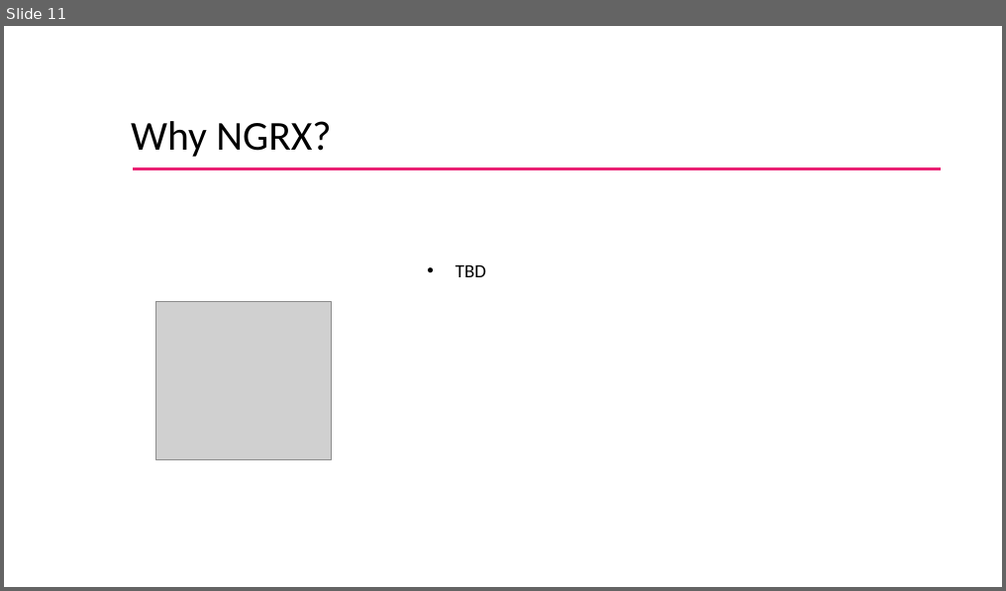
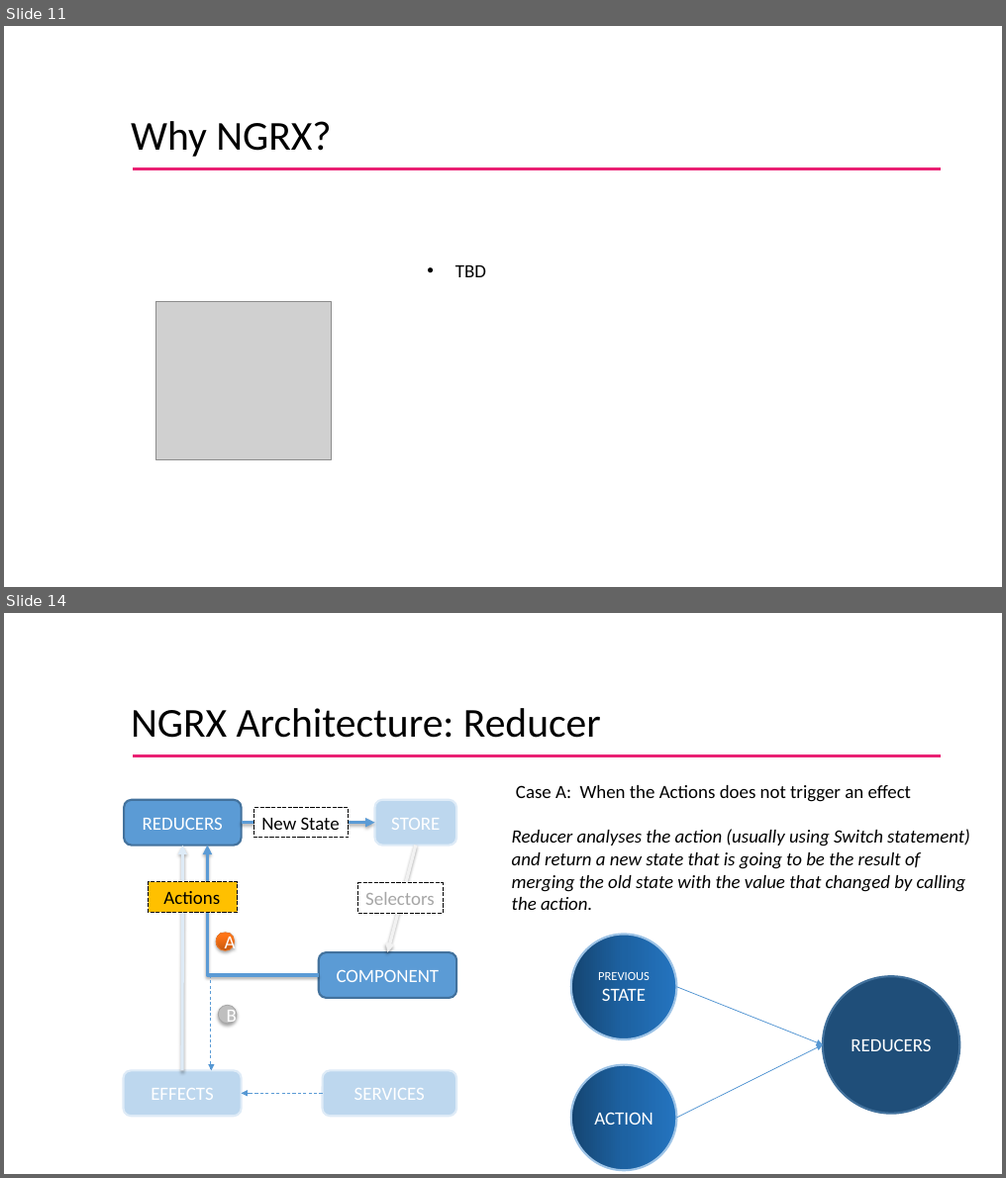
Before and after one commit to rkrandhir/globalForm, a slide deck: NGRX_tech_session.pptx. Shown one above the other, each under a label of ours: slide 11 before the commit, slides 11 and 14 after it; the slides between them are not shown. The pictures are 1006x591 and 1006x1178 pixels, drawn with LibreOffice and Linux fonts; fonts in the diff are those of the drawing; grey boxes stand for pictures; background and template pictures are left out. Boxes give left, top, right and bottom in pixels: in the first picture for what was removed or moved away, otherwise in the second. Text is boxed around its words. In the diff, an @@ line names an element or a change of style, - is before the commit and + after.

```diff
--- a/NGRX_tech_session.pptx
+++ b/NGRX_tech_session.pptx
@@ slide 14 added at bbox=[4, 613, 1002, 1174], background #FFFFFF @@
@@ title added at bbox=[131, 708, 601, 738], 39.6 pt, text #000000 @@
+NGRX Architecture: Reducer
@@ line added from (134, 756) to (941, 756), #EA2073 2.25 pt @@
@@ text added at bbox=[516, 785, 911, 802], 18 pt, text #000000 @@
+Case A: When the Actions does not trigger an effect
@@ rounded rectangle added at bbox=[124, 800, 242, 846], fill #5B9BD5, outline #43739E 2 pt, 18 pt, text #FFFFFF @@
+REDUCERS
@@ rectangle added at bbox=[254, 808, 348, 838], fill #FFFFFF, outline #000000 0.75 pt dashed, 18 pt, text #000000 @@
+New State
@@ rounded rectangle added at bbox=[374, 800, 456, 846], fill #BDD7EE, outline #DEEBF7 2 pt, 18 pt, text #FFFFFF @@
+STORE
@@ arrow added from (182, 1071) to (183, 845), #DEEBF7 3 pt @@
@@ elbow arrow added from (319, 975) to (208, 845), #5B9BD5 3 pt @@
@@ arrow added from (242, 823) to (374, 823), #5B9BD5 3 pt @@
@@ arrow added from (416, 845) to (388, 953), #F2F2F2 3 pt @@
@@ text added at bbox=[512, 829, 970, 910], 18 pt, text #000000, italic @@
+Reducer analyses the action (usually using Switch statement) and return a new state that is going to be the result of merging the old state with the value that changed by calling the action.
@@ rectangle added at bbox=[148, 882, 237, 912], fill #FFC000, outline #000000 0.75 pt dashed, 18 pt, text #000000 @@
+Actions
@@ rectangle added at bbox=[358, 883, 443, 913], fill #FFFFFF, outline #000000 0.75 pt dashed, 18 pt, text #A6A6A6 @@
+Selectors
@@ ellipse added at bbox=[216, 933, 235, 952], fill gradient #C65910 to #FF7416 to #FF7517, outline #EC792B 0.75 pt, 18 pt, text #FFFFFF @@
+A
@@ ellipse added at bbox=[571, 934, 677, 1040], fill gradient #164672 to #1F63A2 to #2476C0, outline #9DC3E6 2 pt, 12 pt, text #FFFFFF @@
+PREVIOUS
+STATE
@@ rounded rectangle added at bbox=[319, 953, 456, 998], fill #5B9BD5, outline #43739E 2 pt, 18 pt, text #FFFFFF @@
+COMPONENT
@@ line added from (211, 975) to (211, 1071), #5B9BD5 0.75 pt dashed @@
@@ arrow added from (677, 987) to (823, 1045), #5698D3 0.75 pt @@
@@ ellipse added at bbox=[823, 977, 960, 1114], fill #1F4E79, outline #43739E 2 pt, 18 pt, text #FFFFFF @@
+REDUCERS
@@ ellipse added at bbox=[218, 1005, 237, 1024], fill #BFBFBF, outline #A6A6A6 0.75 pt, 18 pt, text #FFFFFF @@
+B
@@ arrow added from (677, 1118) to (823, 1045), #5698D3 0.75 pt @@
@@ rounded rectangle added at bbox=[123, 1071, 242, 1117], fill #BDD7EE, outline #DEEBF7 2 pt, 18 pt, text #FFFFFF @@
+EFFECTS
@@ arrow added from (211, 1065) to (211, 1071), #5698D3 0.75 pt @@
@@ rounded rectangle added at bbox=[322, 1071, 456, 1117], fill #BDD7EE, outline #DEEBF7 2 pt, 18 pt, text #FFFFFF @@
+SERVICES
@@ page number added at bbox=[391, 1086, 603, 1116], 14 pt, text #FFFFFF, bold @@
+14
@@ ellipse added at bbox=[571, 1065, 677, 1170], fill gradient #164672 to #1F63A2 to #2476C0, outline #9DC3E6 2 pt, 18 pt, text #FFFFFF @@
+ACTION
@@ line added from (322, 1093) to (242, 1093), #5B9BD5 0.75 pt dashed @@
@@ arrow added from (251, 1093) to (242, 1093), #5698D3 0.75 pt @@
@@ page number added at bbox=[758, 1131, 970, 1161], 14 pt, text #FFFFFF, bold @@
+14
```
Also in this commit, not shown: 4 slides changed, 4 other slides added, 13 slides removed.
